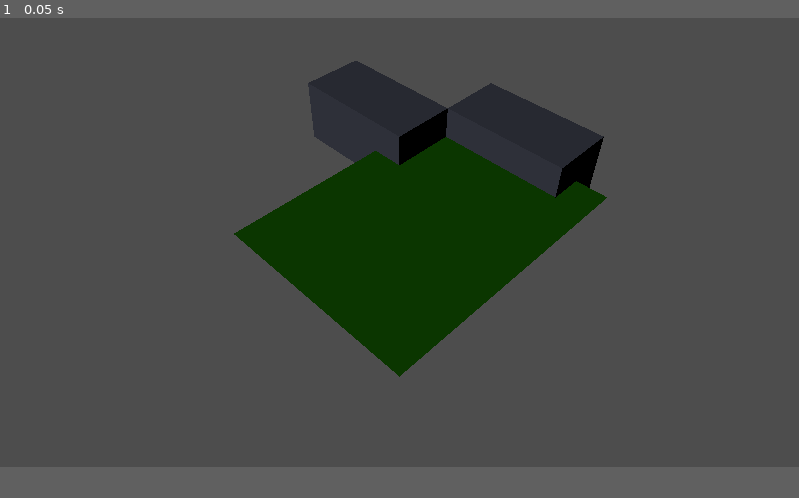
Above: before the commit, frame 1.
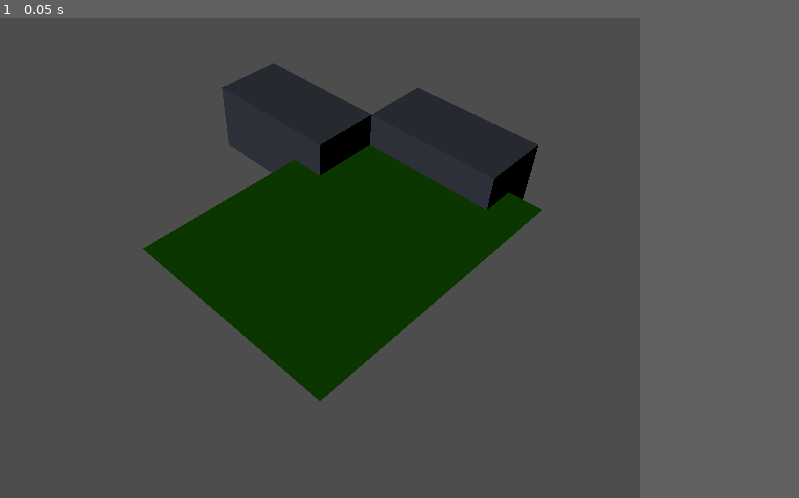
Above: after the commit, the same moment.

Repository: LucasBoe/Fiction
Game: Godot game, scene res://scenes/main.tscn
Same seed, same stepped clock (60 frames per second), same inputs: the game is played once before the commit and once after it.
Inputs:
- Up to frame 1 (0.05 s): no input
In our replay, the window is 799x449 before the commit and 640x480 after it. These sizes can differ from the game's own. Grey fills any space a smaller window leaves; there, only what the larger window draws over its background counts as a difference.

The runs differ from the first frame. In frame 1, 14% of the frame differs, in the area x 17-76%, y 8-80%.

Commit message:
Adjusted Viewport settings and added basic cubes

Diff:
--- a/meshes/meshLibScene.tscn
+++ b/meshes/meshLibScene.tscn
@@ -1,4 +1,8 @@
-[gd_scene load_steps=5 format=3 uid="uid://ca01pjytgegqi"]
+[gd_scene load_steps=8 format=3 uid="uid://ca01pjytgegqi"]
+
+[ext_resource type="ArrayMesh" uid="uid://pxmabawdntko" path="res://meshes/cube1x1.obj" id="1_e2awl"]
+[ext_resource type="ArrayMesh" uid="uid://oio6n4u3cgbv" path="res://meshes/cube1x2.obj" id="2_4h77v"]
+[ext_resource type="ArrayMesh" uid="uid://crlv5xagu5rc4" path="res://meshes/cube2x2.obj" id="3_gyj4w"]
 
 [sub_resource type="PlaneMesh" id="PlaneMesh_gfl3y"]
 
@@ -23,3 +27,15 @@
 mesh = SubResource("BoxMesh_gfl3y")
 skeleton = NodePath("")
 surface_material_override/0 = SubResource("StandardMaterial3D_8jpem")
+
+[node name="Cube1x1" type="MeshInstance3D" parent="."]
+transform = Transform3D(1, 0, 0, 0, 1, 0, 0, 0, 1, -2, 0, 0)
+mesh = ExtResource("1_e2awl")
+
+[node name="Cube1x2" type="MeshInstance3D" parent="."]
+transform = Transform3D(1, 0, 0, 0, 1, 0, 0, 0, 1, -4, 0, 0)
+mesh = ExtResource("2_4h77v")
+
+[node name="Cube2x2" type="MeshInstance3D" parent="."]
+transform = Transform3D(1, 0, 0, 0, 1, 0, 0, 0, 1, -7, 0, 0)
+mesh = ExtResource("3_gyj4w")
--- a/project.godot
+++ b/project.godot
@@ -15,6 +15,13 @@
 config/features=PackedStringArray("4.4", "GL Compatibility")
 config/icon="res://icon.svg"
 
+[display]
+
+window/size/viewport_width=640
+window/size/viewport_height=480
+window/stretch/mode="viewport"
+window/stretch/aspect="keep_height"
+
 [rendering]
 
 textures/canvas_textures/default_texture_filter=0
Not shown, added: meshes/cube1x1.obj
Not shown, added: meshes/cube1x1.obj.import
Not shown, added: meshes/cube1x2.obj
Not shown, added: meshes/cube1x2.obj.import
Not shown, added: meshes/cube2x2.obj
Not shown, added: meshes/cube2x2.obj.import
